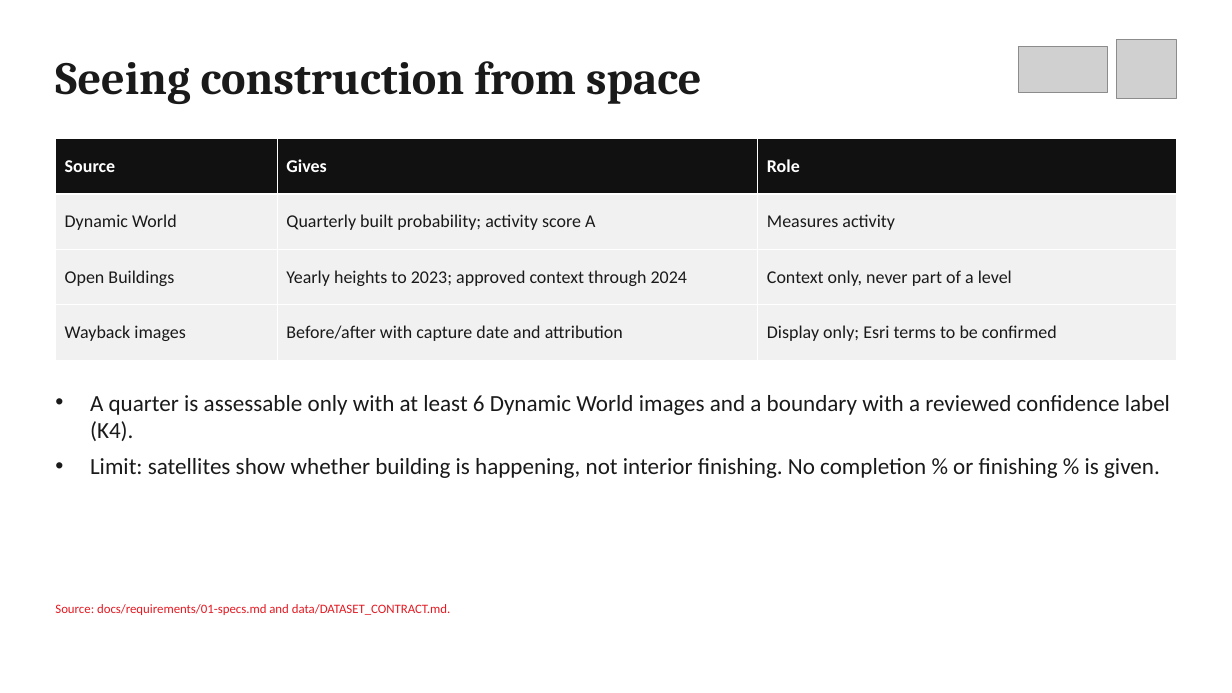
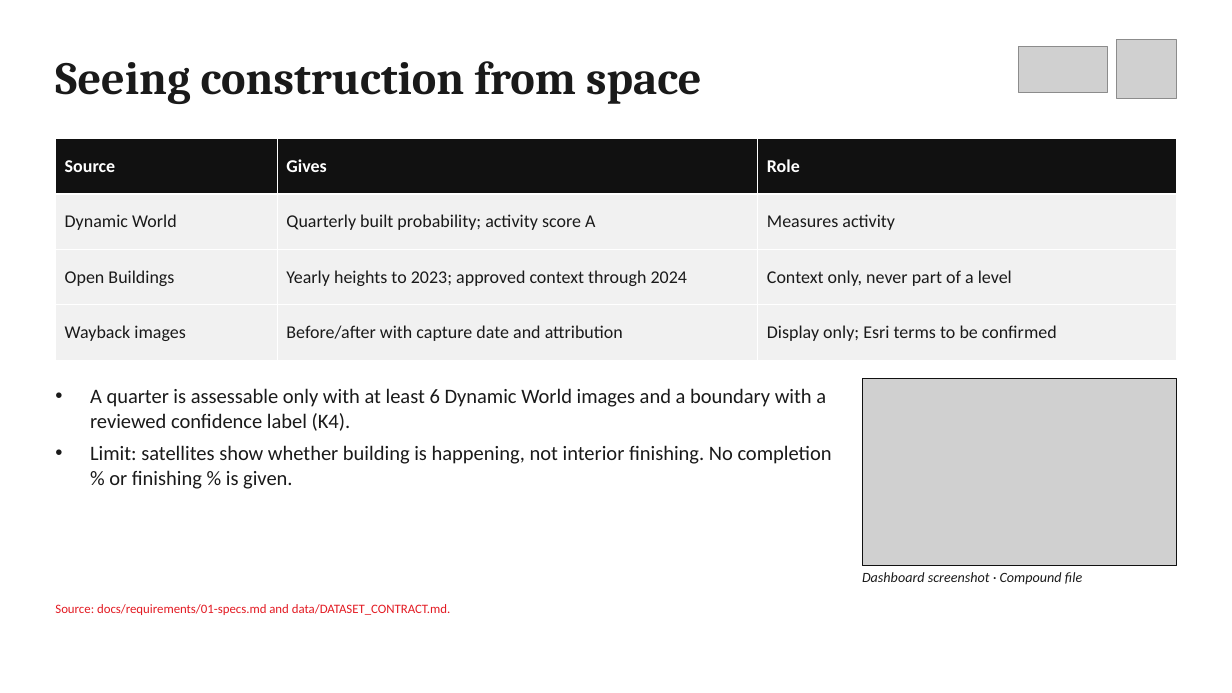
Before and after one commit to elsayedelmandoh/spaceeye-geoai, a slide deck: slide 5 of docs/deliverables/01-presentation/presentation.pptx. Drawn at 1232x693 pixels with LibreOffice and Linux fonts; fonts in the diff are those of the drawing; grey boxes stand for pictures. Boxes give left, top, right and bottom in pixels: in the first picture for what was removed or moved away, otherwise in the second. Text is boxed around its words. In the diff, an @@ line names an element or a change of style, - is before the commit and + after.

Commit message:
docs: deck gets dashboard screenshots, infographics and more detail per slide

```diff
--- a/docs/deliverables/01-presentation/presentation.pptx
+++ b/docs/deliverables/01-presentation/presentation.pptx
@@ text "A quarter is assessable only ..." at (90, 388, 832, 489): size 18 to 16 pt @@
@@ picture added at (862, 379, 1177, 566) @@
@@ rectangle added at (862, 379, 1177, 566), outline #111111 0.75 pt @@
@@ text added at (862, 572, 1082, 585), 11 pt, text #1A1A1A, italic @@
+Dashboard screenshot · Compound file
```
Also in this commit, not shown: 9 other slides changed, 8 other files.
